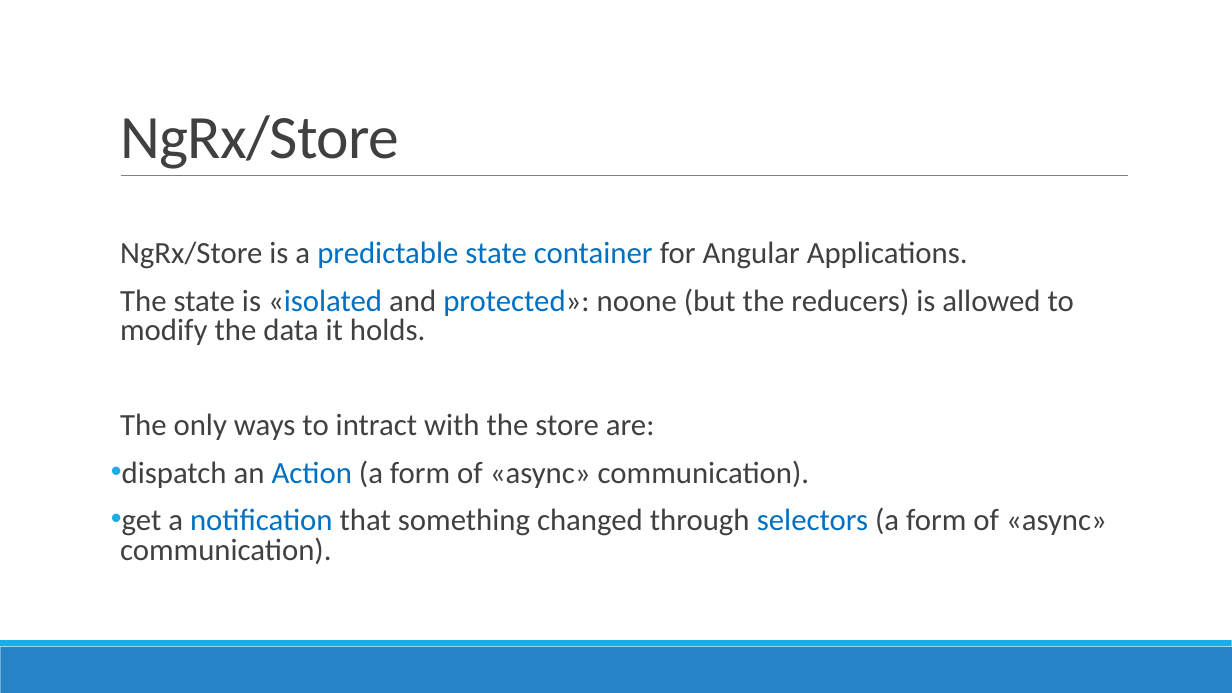
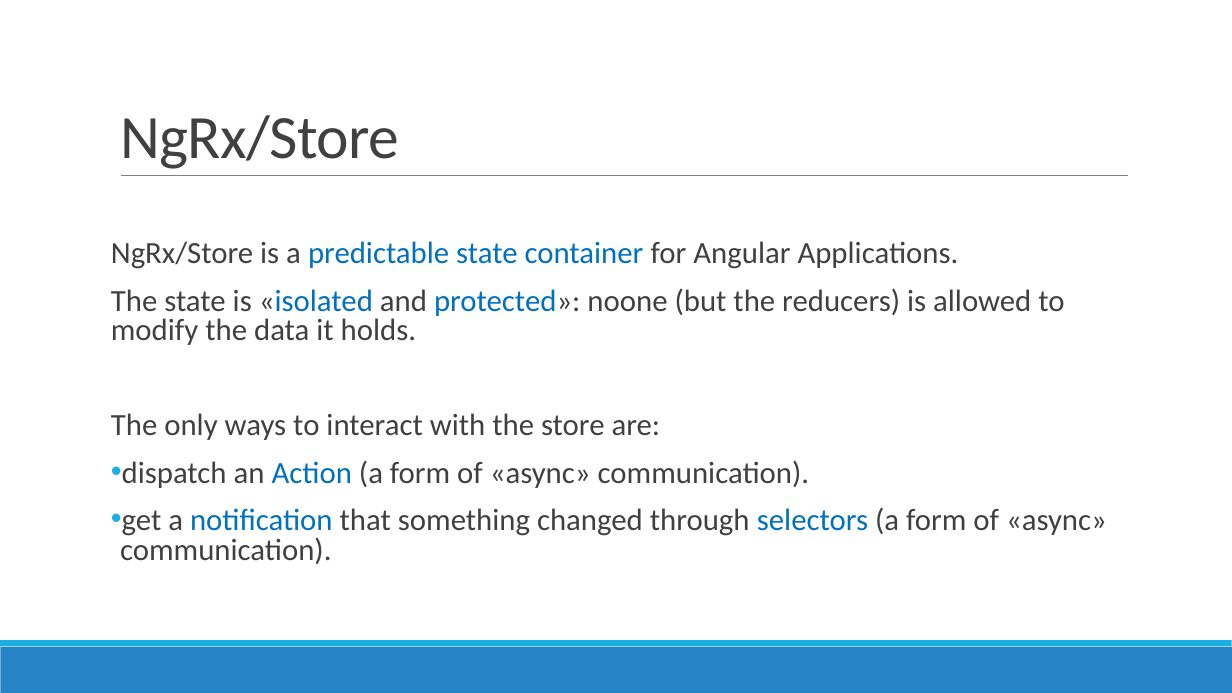
Before and after one commit to AGiorgetti/ngrx101, a slide deck: slide 7 of ReactiveProgramming_ngrx.pptx. Drawn at 1232x693 pixels with LibreOffice and Linux fonts; fonts in the diff are those of the drawing. Boxes give left, top, right and bottom in pixels: in the first picture for what was removed or moved away, otherwise in the second. Text is boxed around its words. In the diff, an @@ line names an element or a change of style, - is before the commit and + after.

```diff
--- a/ReactiveProgramming_ngrx.pptx
+++ b/ReactiveProgramming_ngrx.pptx
@@ text at [111, 241, 1064, 345]: bullet   to none @@
@@ text at [111, 413, 661, 440]: text changed @@
-  The only ways to intract with the store are:
+The only ways to interact with the store are:
```
Also in this commit, not shown: 16 other slides changed, 4 slides added, 5 other files.
